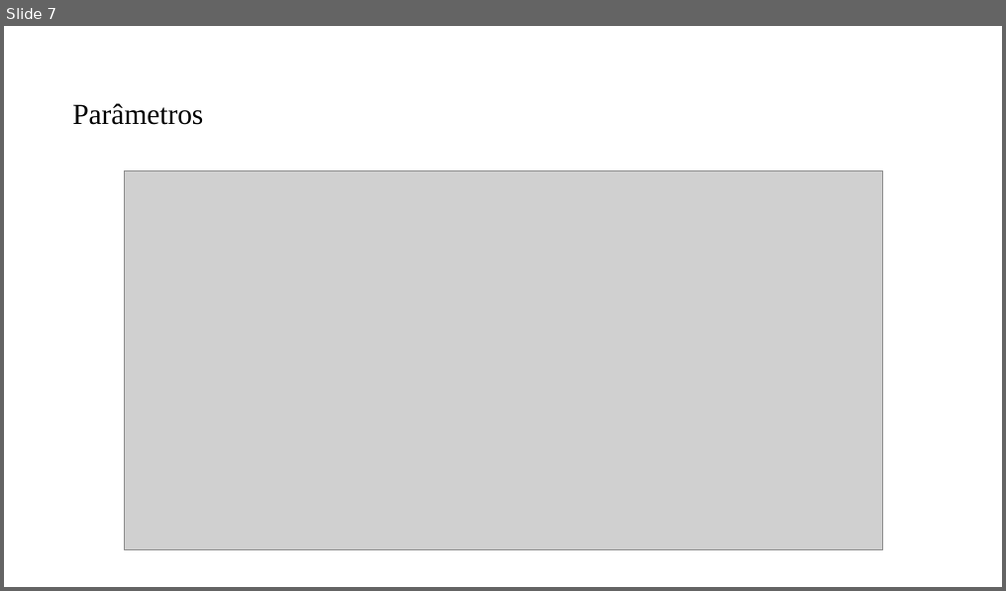
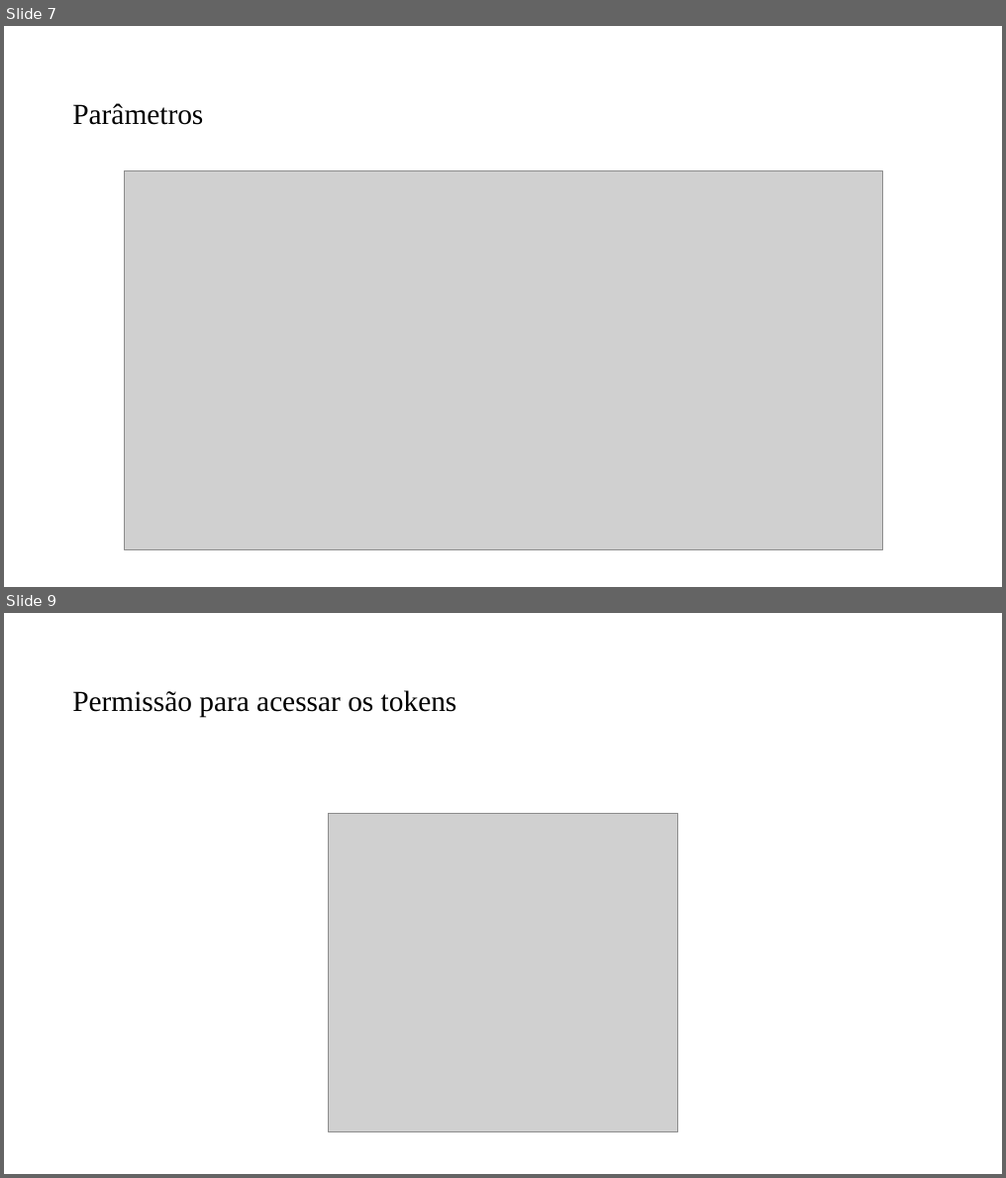
Before and after one commit to PedroMiho/UMC, a slide deck: engenharia-software/software-corporativo/boas-praticas/aula-08-controle-acesso/spring-security.pptx. Shown one above the other, each under a label of ours: slide 7 before the commit, slides 7 and 9 after it; the slides between them are not shown. The pictures are 1006x591 and 1006x1178 pixels, drawn with LibreOffice and Linux fonts; fonts in the diff are those of the drawing; grey boxes stand for pictures; background and template pictures are left out. Boxes give left, top, right and bottom in pixels: in the first picture for what was removed or moved away, otherwise in the second. Text is boxed around its words. In the diff, an @@ line names an element or a change of style, - is before the commit and + after.

```diff
--- a/engenharia-software/software-corporativo/boas-praticas/aula-08-controle-acesso/spring-security.pptx
+++ b/engenharia-software/software-corporativo/boas-praticas/aula-08-controle-acesso/spring-security.pptx
@@ slide 9 added at [4,613,1002,1174], background #FFFFFF @@
@@ title added at [72,690,457,718], 28 pt, text #000000 @@
+Permissão para acessar os tokens
@@ picture added at [328,814,678,1133] @@
```
Also in this commit, not shown: 1 slide changed, 1 other slide added, 2 slides removed, 32 other files.
